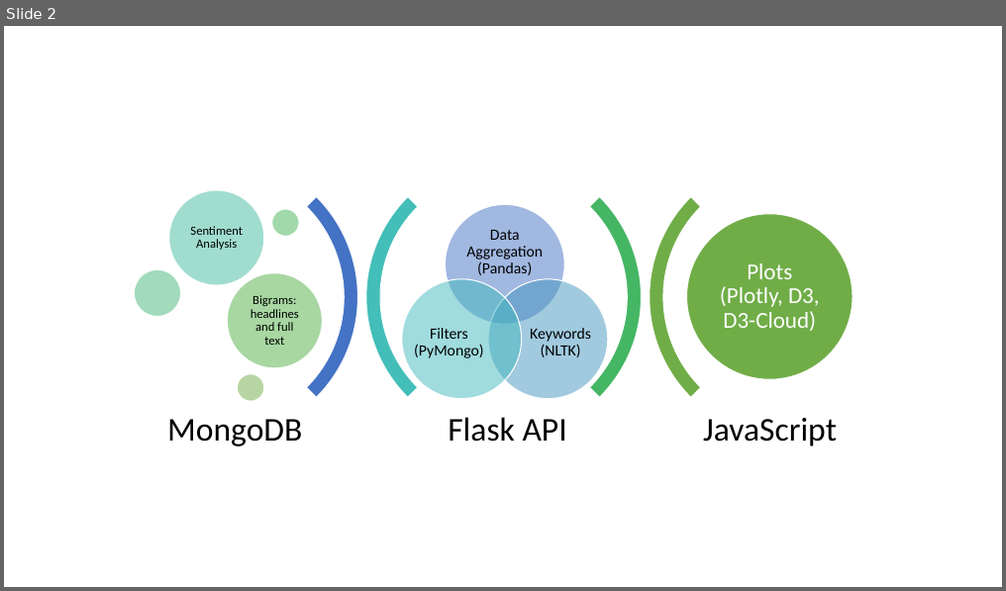
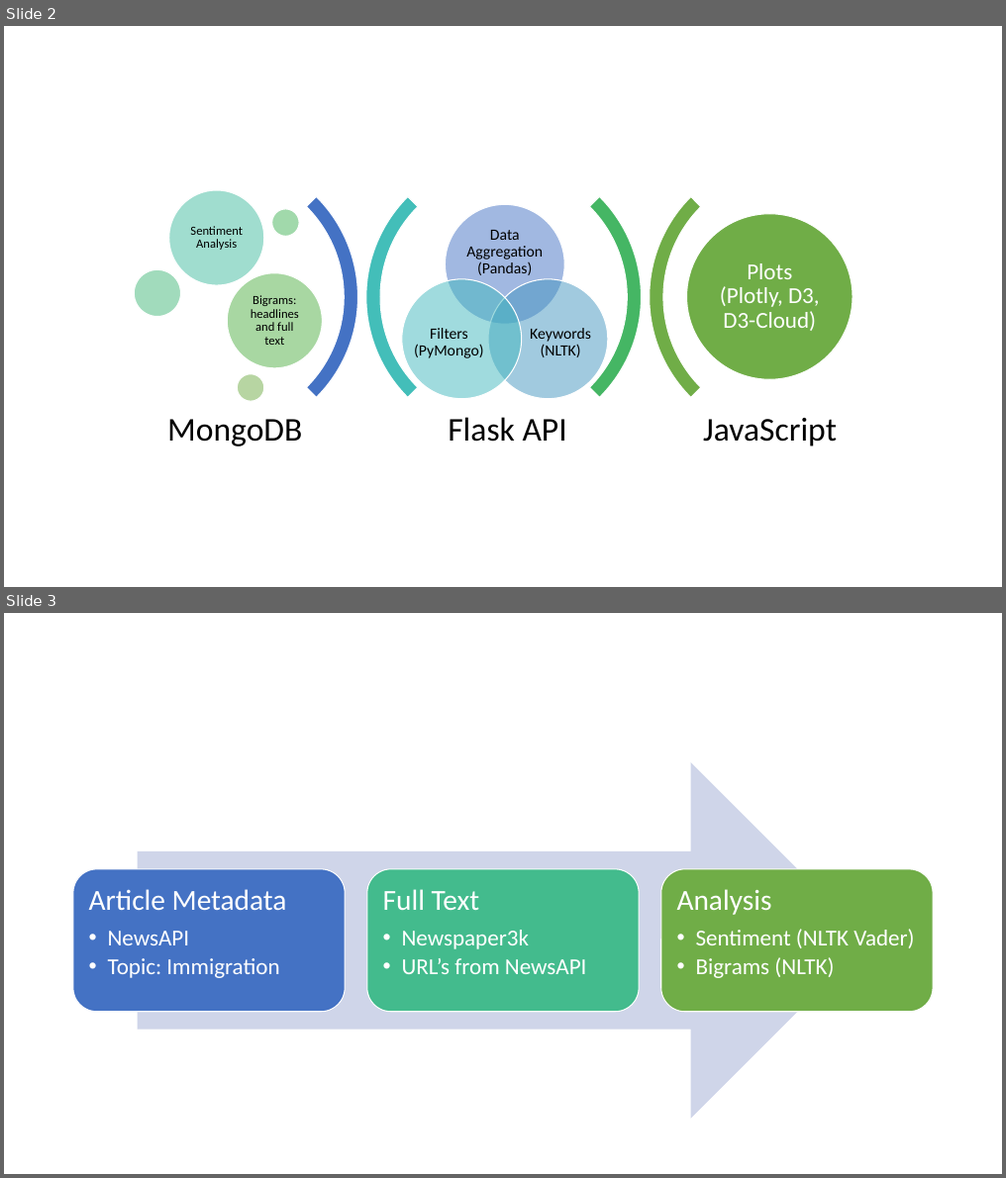
Before and after one commit to James-Ashley/sentiment-analysis-dashboard, a slide deck: ppt.pptx. Shown one above the other, each under a label of ours: slide 2 before the commit, slides 2 and 3 after it. The pictures are 1006x591 and 1006x1178 pixels, drawn with LibreOffice and Linux fonts; fonts in the diff are those of the drawing. Boxes give left, top, right and bottom in pixels: in the first picture for what was removed or moved away, otherwise in the second. Text is boxed around its words. In the diff, an @@ line names an element or a change of style, - is before the commit and + after.

```diff
--- a/ppt.pptx
+++ b/ppt.pptx
@@ slide 3 added at box(4, 613, 1002, 1174), background #FFFFFF @@
@@ group added at box(73, 762, 933, 1119): 3 rounded rectangles, 3 texts, 1 right arrow @@
+Article Metadata
+  •• NewsAPI
+  •• Topic: Immigration
+Full Text
+  •• Newspaper3k
+  •• URL’s from NewsAPI
+Analysis
+  •• Sentiment (NLTK Vader)
+  •• Bigrams (NLTK)
```
Also in this commit, not shown: 2 other files.
